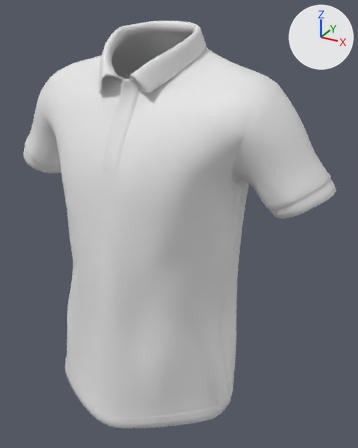
Before and after pictures for a commit that changed the glTF model static/shirt.glb.
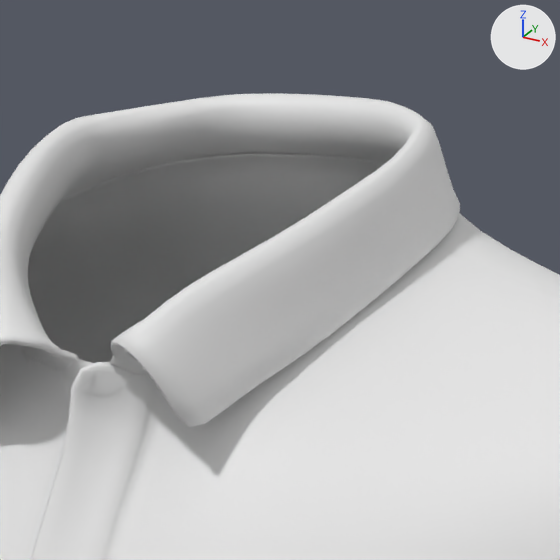
Each version appears first whole from a camera (50 mm lens) standing at (0.462, -0.723, 0.733) and looking at (0.053, 0.019, 0.362), and next in a close-up on the part from 30% to 64% of the width and 0% to 27% of the height. Every picture has the same lights, and +X, +Y and +Z are marked at upper right. Vertices at the same position are counted once.

Objects in the first close-up: 'Polo Shirt.001'.
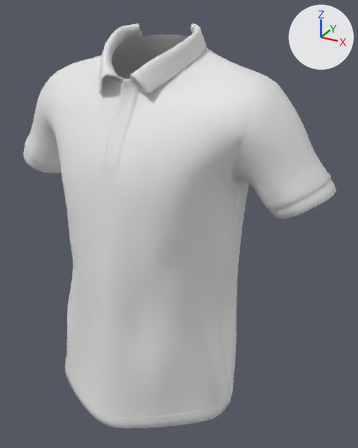
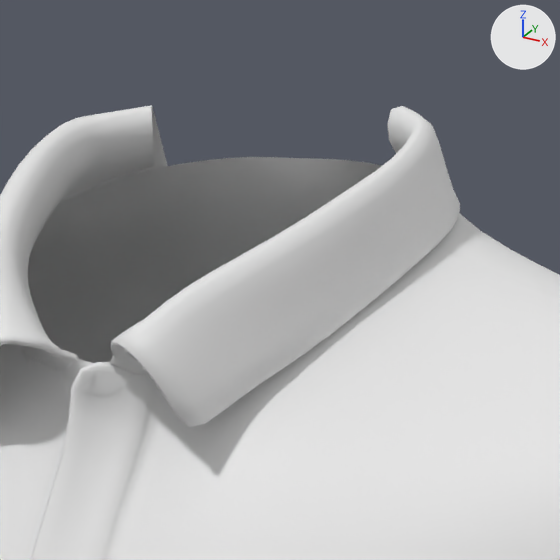
What the commit changed:
me_default_004 is used by ob_polo_shirt_001; location (0.0, 0.0, 0.0).
me_default_004 had 8145 vertices, 15953 faces and spanned x -0.322..0.322, y -0.19..0.164, z 0.0..0.71.
me_default_004 now has 7895 vertices, 15403 faces and spans x -0.322..0.322, y -0.19..0.164, z 0.0..0.707.
Part 1, on me_default_004:
250 vertices are removed from x -0.048..0.049, y 0.067..0.091, z 0.68..0.71.
557 faces are deleted.
2 vertices move within x -0.029..0.045, y 0.077..0.082, z 0.686..0.687.
7 new faces join them.

Pixel boxes (x1, y1, x2, y2) of what changed, in the close-ups (560 x 560 px):
'Polo Shirt.001', reshaped
    before: (0, 93, 560, 560)
    after: (0, 105, 560, 560)
part 1 of me_default_004, cut back
    before: (151, 93, 401, 177)
    after: (204, 157, 382, 177)
